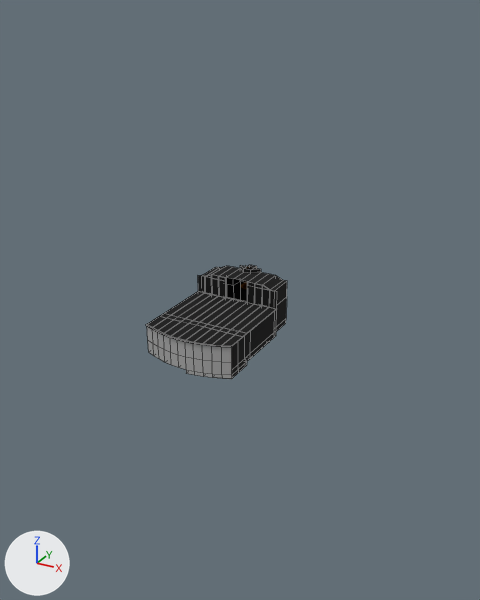
The Blender file A3DPIE/Assets/Assets/Meshes/zMisc/Bar.blend: old version first, new version second.
Rendered twice from a 50 mm lens placed at (166.0, -272.0, 165.0), pointed at (-2.0, 33.0, 13.0). Every picture has the same lights, and +X, +Y and +Z are marked at lower left. Mesh edges are drawn as thin lines on the coarser meshes.

In view in the first picture: 'Floor0', 'Floor2', 'Window'.
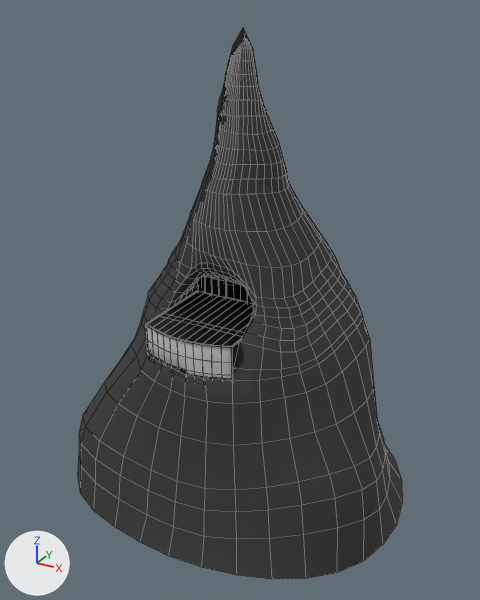
Location of each change, (x1, y1, x2, y2) in pixels of the pictures (480 x 600 px):
```json
{"object": "Pinnacle", "change": "added", "after": [78, 27, 402, 579]}
{"object": "Floor2", "change": "reshaped", "before": [146, 291, 276, 347], "after": [145, 291, 253, 347]}
{"object": "Floor0", "change": "reshaped", "before": [198, 265, 287, 378], "after": [146, 276, 253, 380]}
{"part": 1, "of": "me_cube_001", "change": "added", "after": [146, 326, 239, 380]}
{"part": 2, "of": "me_cube_004", "change": "built on", "before": [232, 310, 275, 346], "after": [145, 293, 240, 347]}
{"part": 3, "of": "me_cube_004", "change": "recoloured", "before": [146, 291, 253, 347], "after": [146, 291, 253, 347], "on screen": "grey to black"}
{"part": 4, "of": "me_cube_005", "change": "added", "after": [147, 326, 232, 379]}
```

The change, as JSON lines over the scene's bpy script:
```json
{"op": "add", "block": "mat_rock", "code": ["mat_rock = bpy.data.materials.new('Rock')", "# uses the picture img_metal_metallic_png_002"]}
{"block": "me_cube_001", "where": "# used by ob_floor0; location = (0.0, 0.0, 0.0)"}
{"op": "remove", "block": "me_cube_001", "code": "me_cube_001.from_pydata(...)  # 295 vertices, 287 faces; spans x -28.0..25.0, y -30.5..45.2, z -2.0..29.9"}
{"op": "add", "block": "me_cube_001", "code": "me_cube_001.from_pydata(...)  # 359 vertices, 350 faces; spans x -28.0..25.6, y -30.5..45.2, z -6.5..32.3"}
{"block": "me_cube_001", "change": "me_cube_001 part 1: 38 vertices added at x -25.6..25.6, y -30.5..-5.0, z -6.5..16.0"}
{"block": "me_cube_004", "where": "# used by ob_floor2; location = (0.0, 0.0, 0.0)"}
{"op": "remove", "block": "me_cube_004", "code": "me_cube_004.from_pydata(...)  # 120 vertices, 118 faces; spans x -25.0..25.0, y -31.5..25.0, z 16.0..16.2"}
{"op": "add", "block": "me_cube_004", "code": "me_cube_004.from_pydata(...)  # 140 vertices, 138 faces; spans x -25.9..25.9, y -31.5..25.5, z 16.0..16.2"}
{"block": "me_cube_004", "change": "me_cube_004 part 2"}
{"block": "me_cube_004", "change": "8 faces are deleted"}
{"block": "me_cube_004", "change": "4 vertices are added at (-25.9, -12.7, 16.0), (25.9, -12.7, 16.0), (-25.9, -12.7, 16.2), (25.9, -12.7, 16.2)"}
{"block": "me_cube_004", "change": "8 new vertices lie (0.9, 0.5, 0.0) away from vertices in x 25.0, y -25.5..25.0, z 16.0..16.2"}
{"block": "me_cube_004", "change": "8 new vertices lie (-0.9, 0.5, 0.0) away from vertices in x -25.0, y -25.5..25.0, z 16.0..16.2"}
{"block": "me_cube_004", "change": "8 new faces join them, mat_wood (its picture is missing)"}
{"block": "me_cube_004", "change": "18 new faces join them, mat_dark_metal (black #111111)"}
{"block": "me_cube_004", "change": "2 new faces join them, mat_dark_metal (black #111111), smooth"}
{"block": "me_cube_004", "change": "me_cube_004 part 3: 66 faces spanning x -25.0..25.0, y -31.5..25.0, z 16.0..16.2 switch from mat_wood (its picture is missing) to mat_dark_metal (black #111111)"}
{"block": "me_cube_005", "where": "# used by ob_window; location = (0.0, 0.0, 0.0)"}
{"op": "remove", "block": "me_cube_005", "code": "me_cube_005.from_pydata(...)  # 42 vertices, 27 faces; spans x -25.0..25.0, y -30.5..-24.5, z -2.0..16.0"}
{"op": "add", "block": "me_cube_005", "code": "me_cube_005.from_pydata(...)  # 84 vertices, 82 faces; spans x -25.0..25.0, y -30.6..-24.5, z -2.0..16.0"}
{"block": "me_cube_005", "change": "me_cube_005 part 4"}
{"block": "me_cube_005", "change": "33 vertices are added at x -25.0..25.0, y -30.6..-24.7, z -2.0..16.0"}
{"block": "me_cube_005", "change": "9 new vertices lie (0.0, 0.0, -9.0) away from vertices in x -15.9..20.5, y -30.6..-26.4, z 16.0"}
{"block": "me_cube_005", "change": "55 new faces join them"}
{"op": "add", "block": "me_cylinder_003", "code": ["me_cylinder_003 = bpy.data.meshes.new('Cylinder.003')", "me_cylinder_003.from_pydata(...)  # 1109 vertices, 1098 faces; spans x -98.0..101.0, y -50.0..133.0, z -106.0..157.0", "me_cylinder_003.polygons.foreach_set('use_smooth', [True] * 1098)", "me_cylinder_003.materials.append(mat_rock)"]}
{"op": "add", "block": "ob_pinnacle", "code": ["ob_pinnacle = bpy.data.objects.new('Pinnacle', me_cylinder_003)", "ob_pinnacle.location = (0.0, 0.0, 0.0)"]}
```
